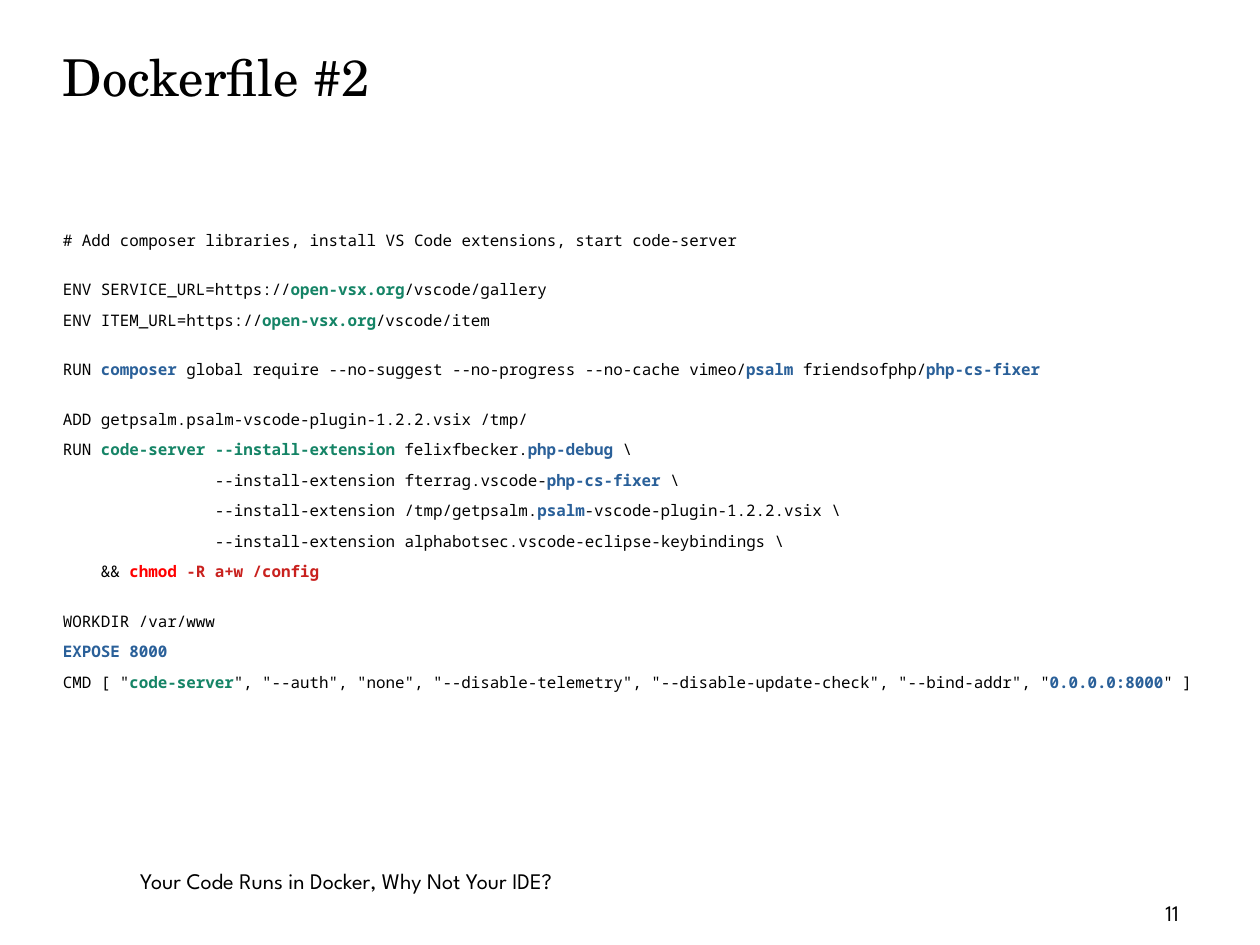
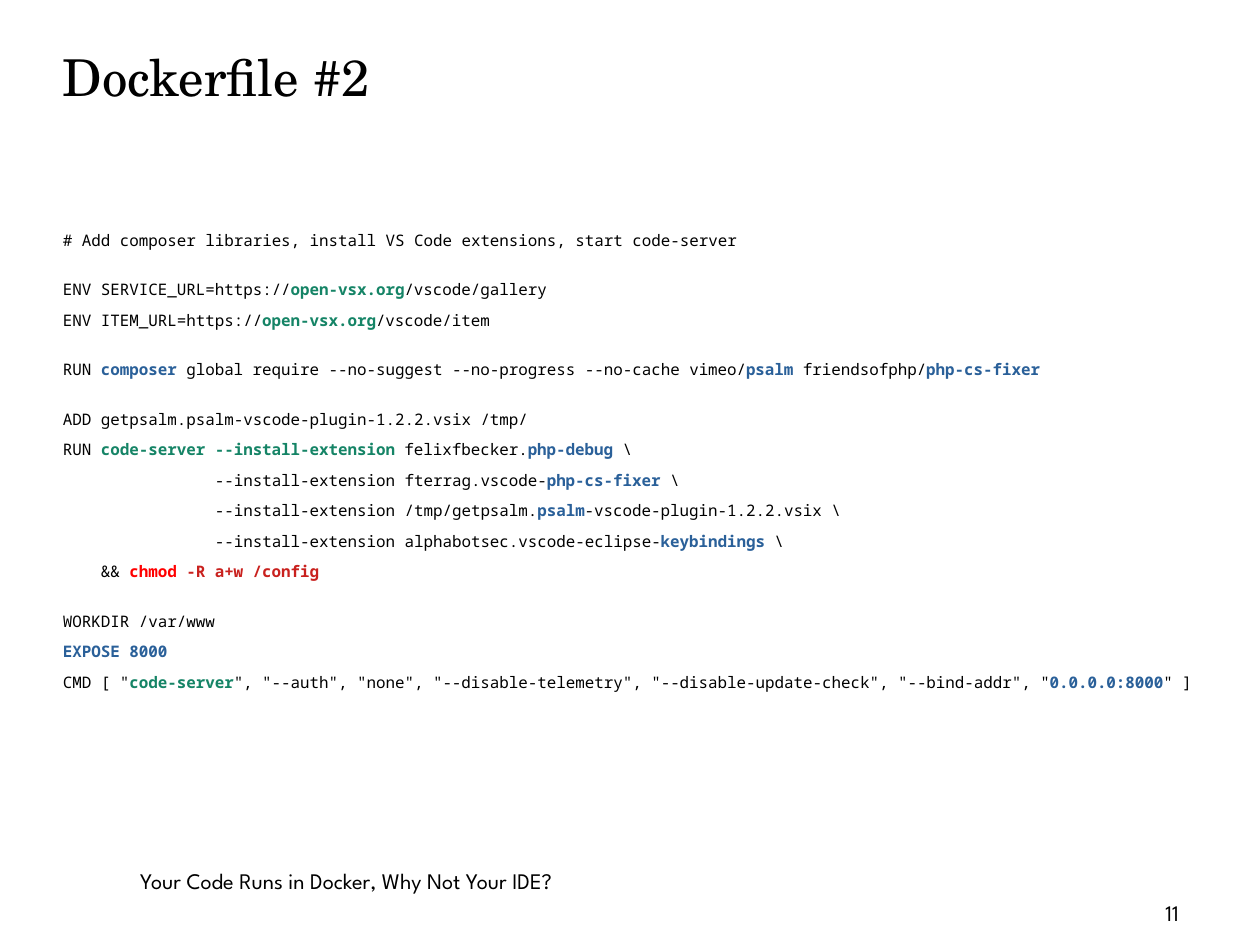
Before and after one commit to thbley/ide_in_docker, a slide deck: slide 11 of ide_in_docker_ipc.odp. Drawn at 1260x945 pixels with LibreOffice and Linux fonts; fonts in the diff are those of the drawing; background and template pictures are left out. Boxes give left, top, right and bottom in pixels: in the first picture for what was removed or moved away, otherwise in the second. Text is boxed around its words. In the diff, an @@ line names an element or a change of style, - is before the commit and + after.

Commit message:
updated slides

```diff
--- a/ide_in_docker_ipc.odp
+++ b/ide_in_docker_ipc.odp
@@ text at (215,534,765,551): text colour #000000 to #2A6099, bold on in "alphabotsec.vscode-eclipse-keybindings" @@
```
Also in this commit, not shown: 1 other file.
